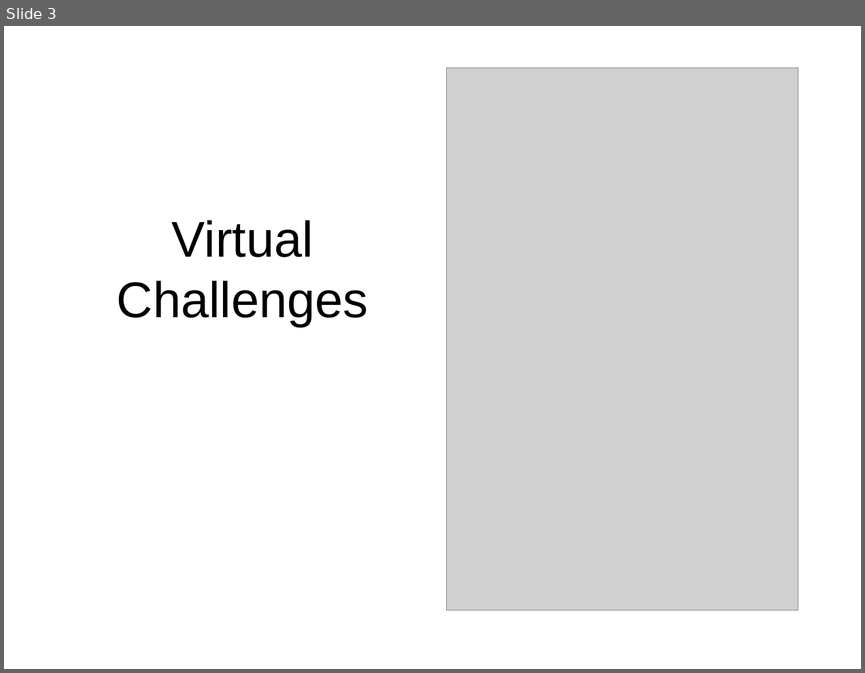
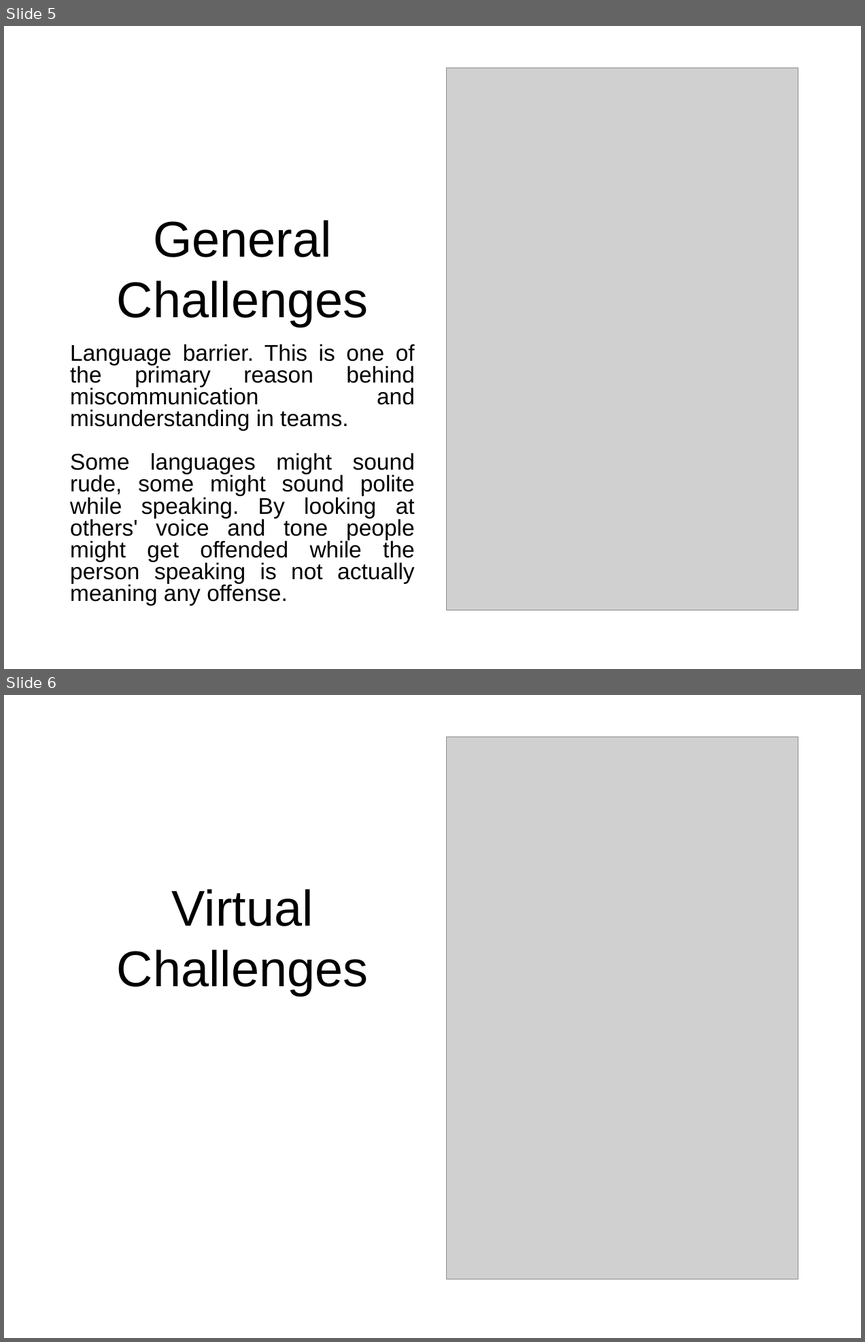
Before and after one commit to samiuljahan/IPM17, a slide deck: PPT.pptx. Shown one above the other, each under a label of ours: slide 3 before the commit, slides 5 and 6 after it. The pictures are 865x673 and 865x1342 pixels, drawn with LibreOffice and Linux fonts; fonts in the diff are those of the drawing; grey boxes stand for pictures. Boxes give left, top, right and bottom in pixels: in the first picture for what was removed or moved away, otherwise in the second. Text is boxed around its words. In the diff, an @@ line names an element or a change of style, - is before the commit and + after.

Commit message:
Updated the 'general challenges' section. Will be updated further

```diff
--- a/PPT.pptx
+++ b/PPT.pptx
@@ slide 5 added at bbox=[4, 26, 861, 669], background #FFFFFF @@
@@ picture added at bbox=[447, 67, 798, 610] @@
@@ title added at bbox=[117, 220, 368, 326], 60 pt, text #000000 @@
+General Challenges
@@ text added at bbox=[70, 344, 415, 605], 27.2 pt, text #000000 @@
+Language barrier. This is one of the primary reason behind miscommunication and misunderstanding in teams.
+Some languages might sound rude, some might sound polite while speaking. By looking at others' voice and tone people might get offended while the person speaking is not actually meaning any offense.
@@ what was slide 3 is now slide 6 @@
```
Also in this commit, not shown: 2 slides changed, 2 other slides added.
